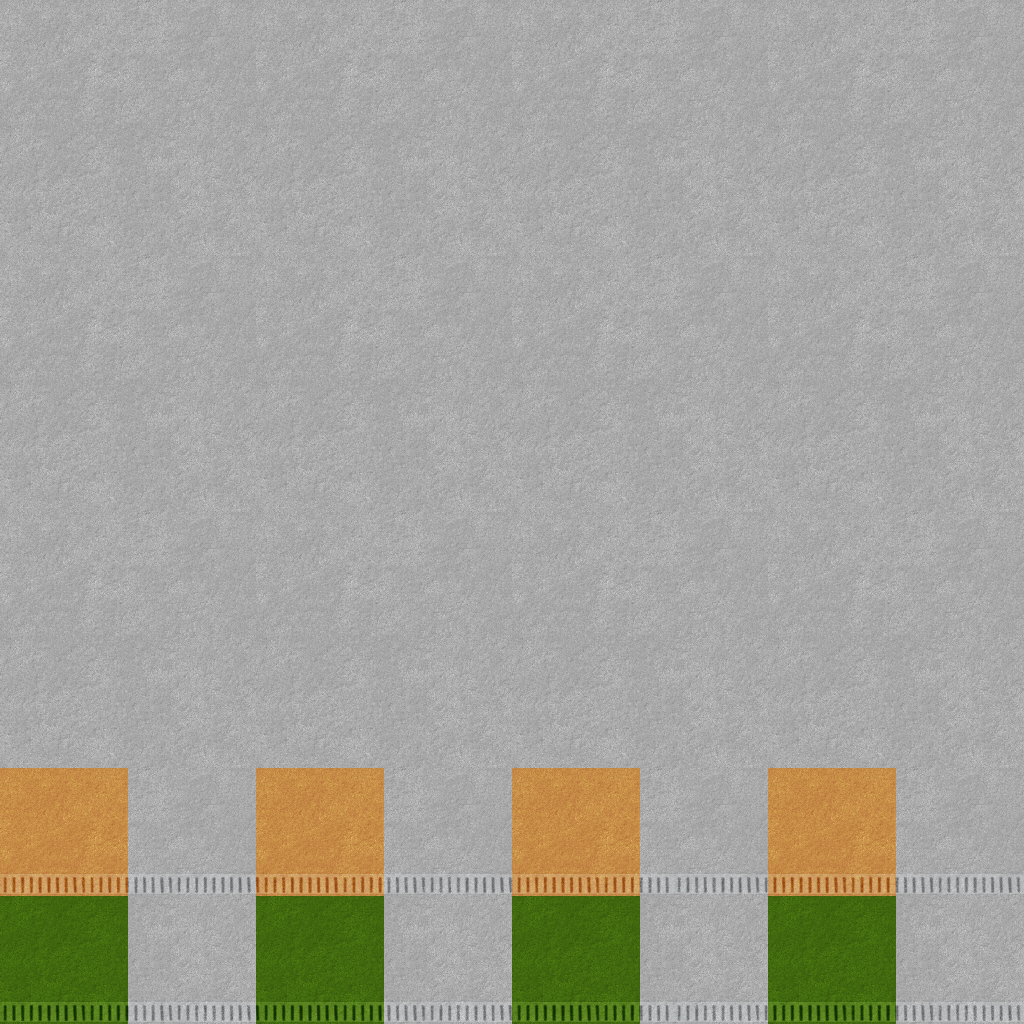
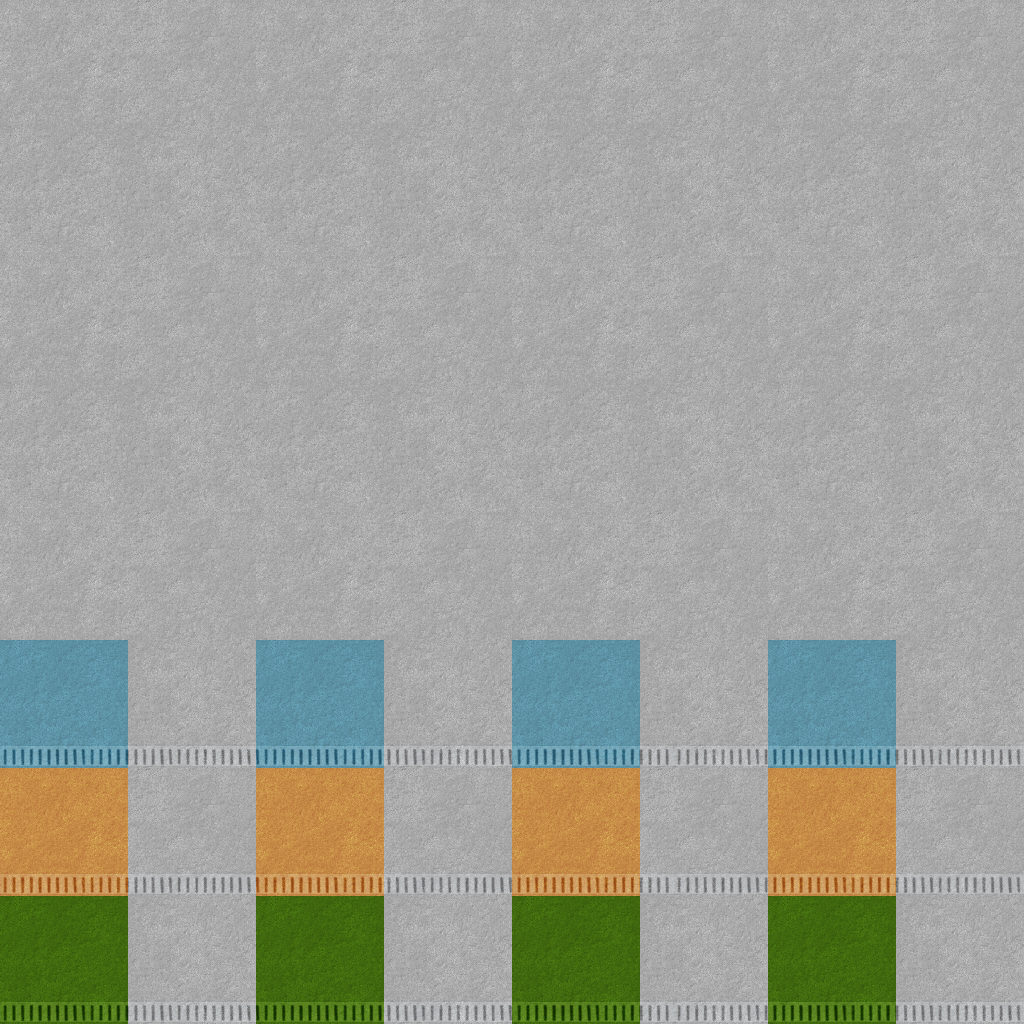
Revision of a layered 1024 x 1024 image; what changed, layer by layer:
painted on "Layer #4" over bbox(0, 744, 1024, 767)
added layer "Layer #6" (hard light) above "Layer #5" over bbox(0, 640, 896, 768)
